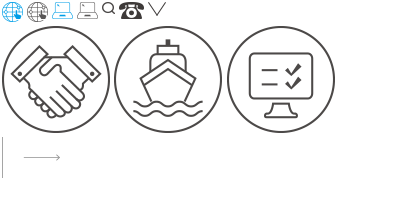
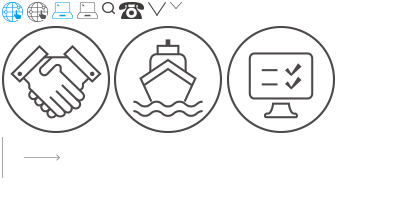
Two versions of the same layered image (400 × 200). Layer-by-layer changes:
added layer "图层 12" above "图层 11" over [170, 2, 182, 9]
